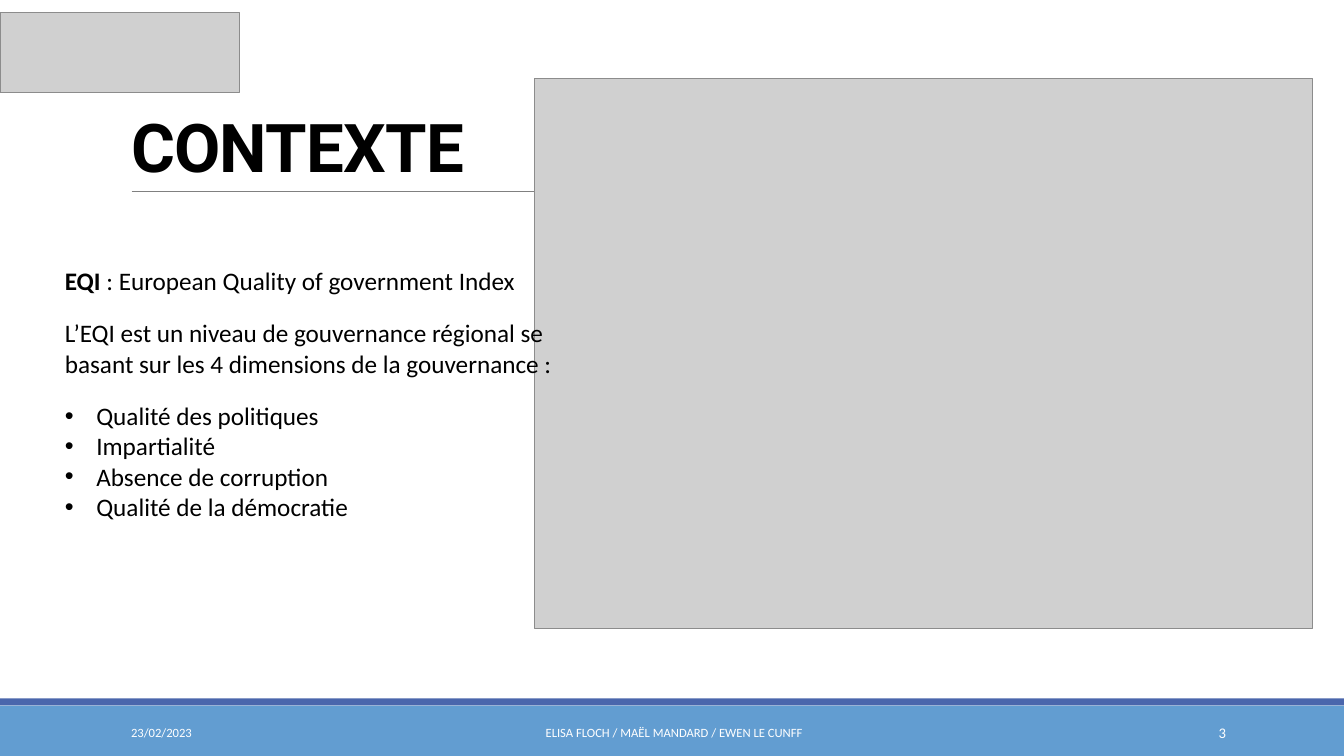
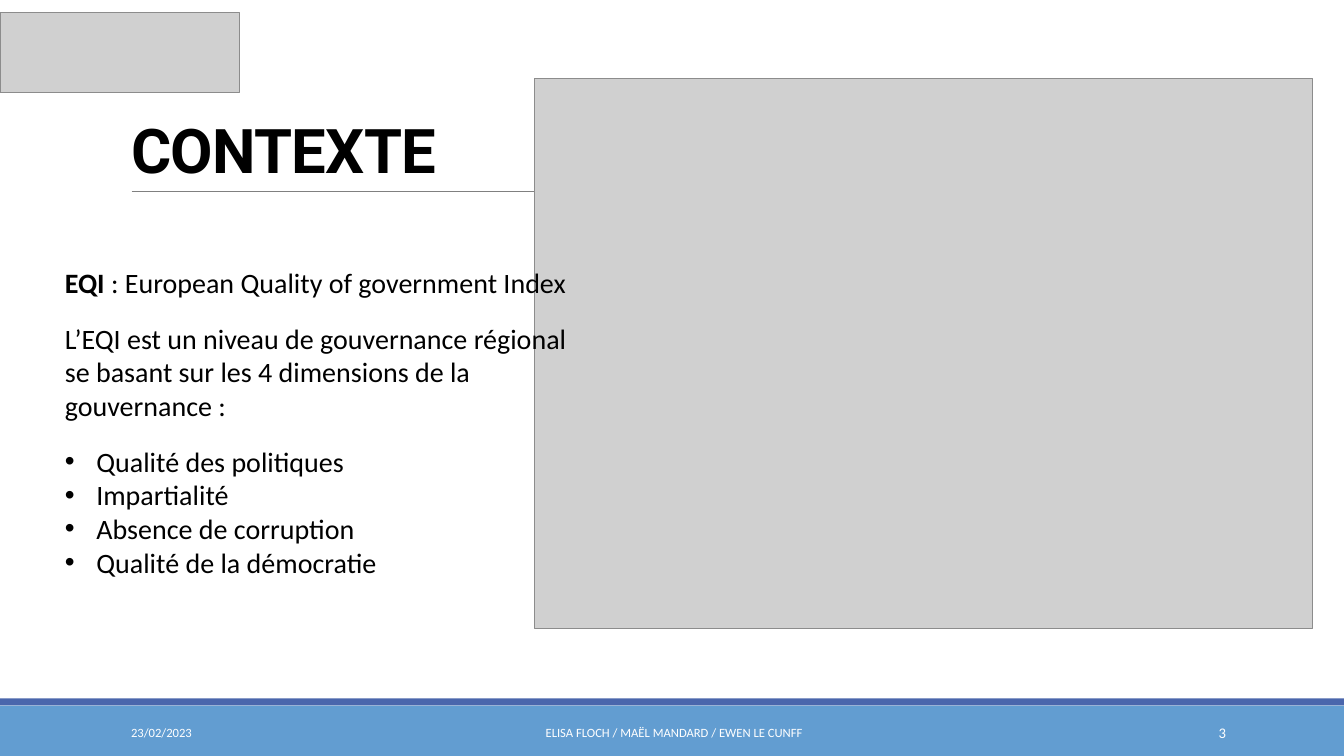
Before and after one commit to elecunff/ProjetEconometrie_Mandard_Floch_LeCunff, a slide deck: slide 3 of Présentation/Présentation_orale.pptx. Drawn at 1344x756 pixels with LibreOffice and Linux fonts; fonts in the diff are those of the drawing; grey boxes stand for pictures. Boxes give left, top, right and bottom in pixels: in the first picture for what was removed or moved away, otherwise in the second. Text is boxed around its words. In the diff, an @@ line names an element or a change of style, - is before the commit and + after.

```diff
--- a/Présentation/Présentation_orale.pptx
+++ b/Présentation/Présentation_orale.pptx
@@ title "CONTEXTE" at [131,128,436,174]: size 48 to 44 pt @@
@@ text "EQI : European Quality of ..." at [65,269,566,577]: size 18 to 20 pt @@
```
Also in this commit, not shown: 7 other slides changed, 1 slide removed.
